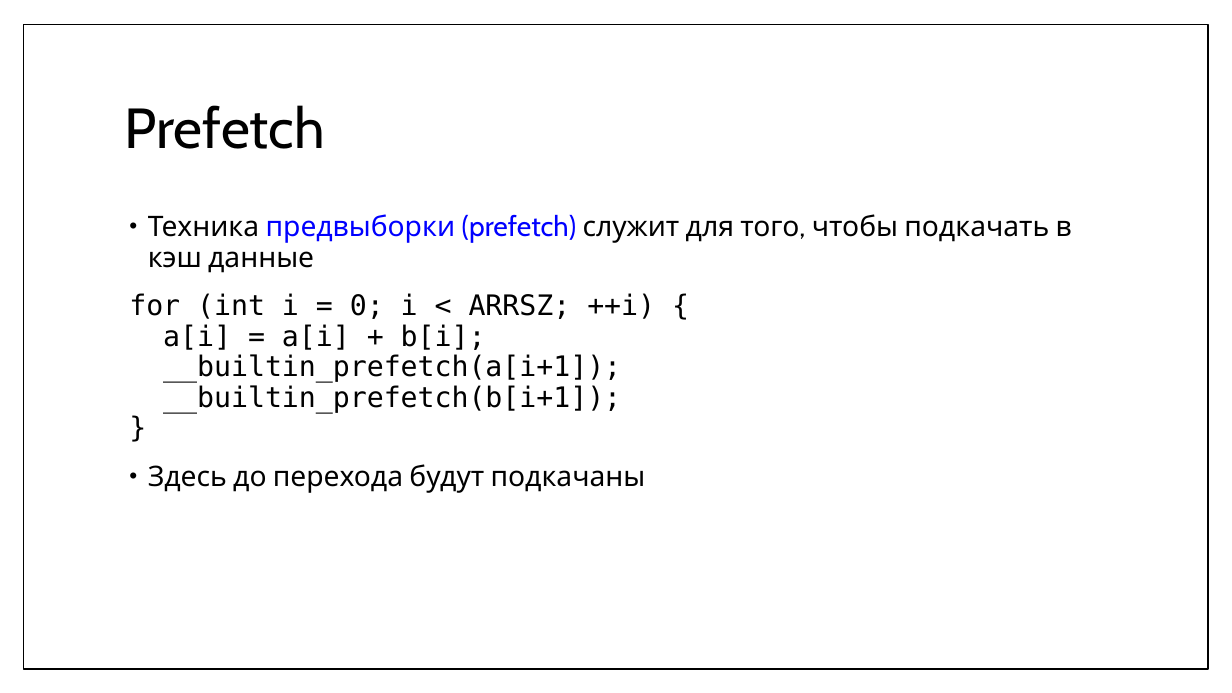
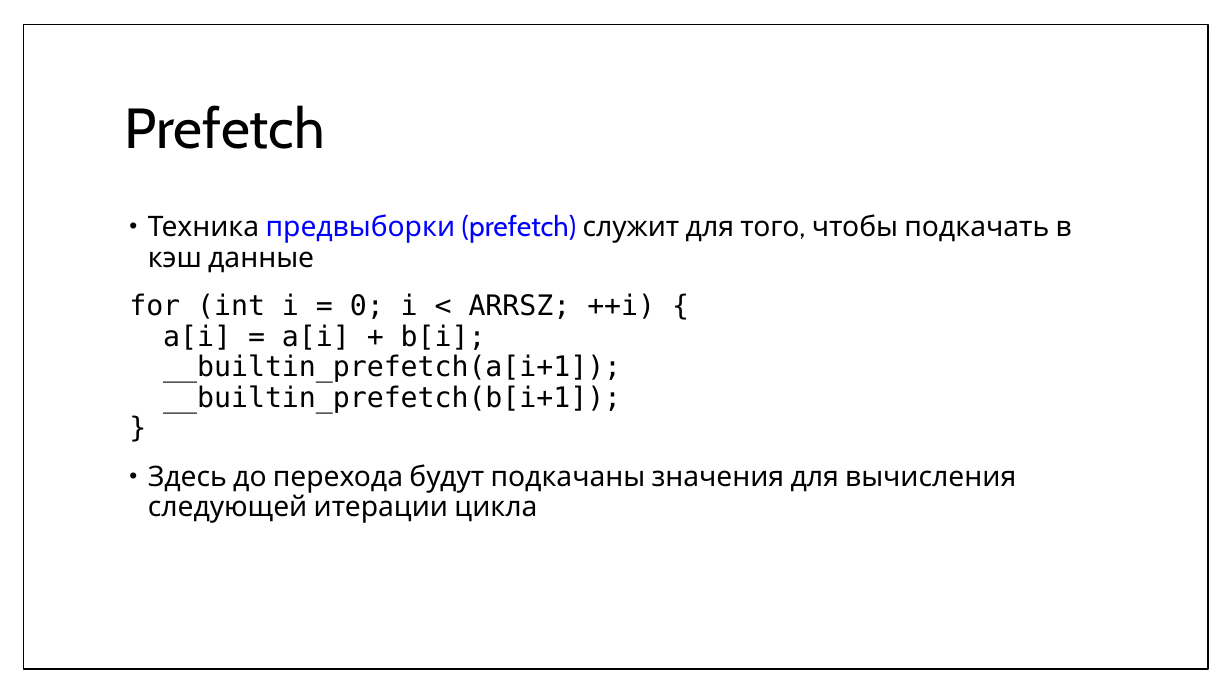
Before and after one commit to MIPT-ILab/cpp-lects-rus, a slide deck: slide 30 of other_lects/informatics/08-realworld.pptx (slide 23 before the commit). Drawn at 1232x693 pixels with LibreOffice and Linux fonts; fonts in the diff are those of the drawing. Boxes give left, top, right and bottom in pixels: in the first picture for what was removed or moved away, otherwise in the second. Text is boxed around its words. In the diff, an @@ line names an element or a change of style, - is before the commit and + after.

```diff
--- a/other_lects/informatics/08-realworld.pptx
+++ b/other_lects/informatics/08-realworld.pptx
@@ text at <box>148,464,1016,523</box>: text changed @@
-• Здесь до перехода будут подкачаны
+• Здесь до перехода будут подкачаны значения для вычисления следующей итерации цикла
```
Also in this commit, not shown: 4 other slides changed, 7 slides added, 5 other files.
